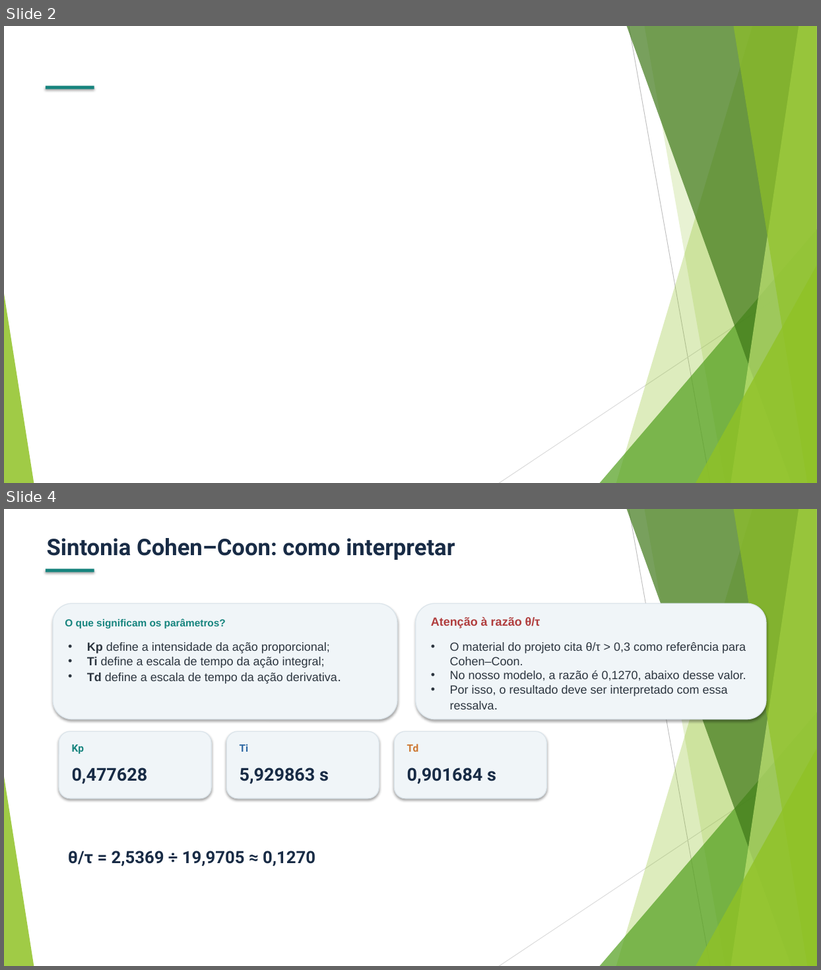
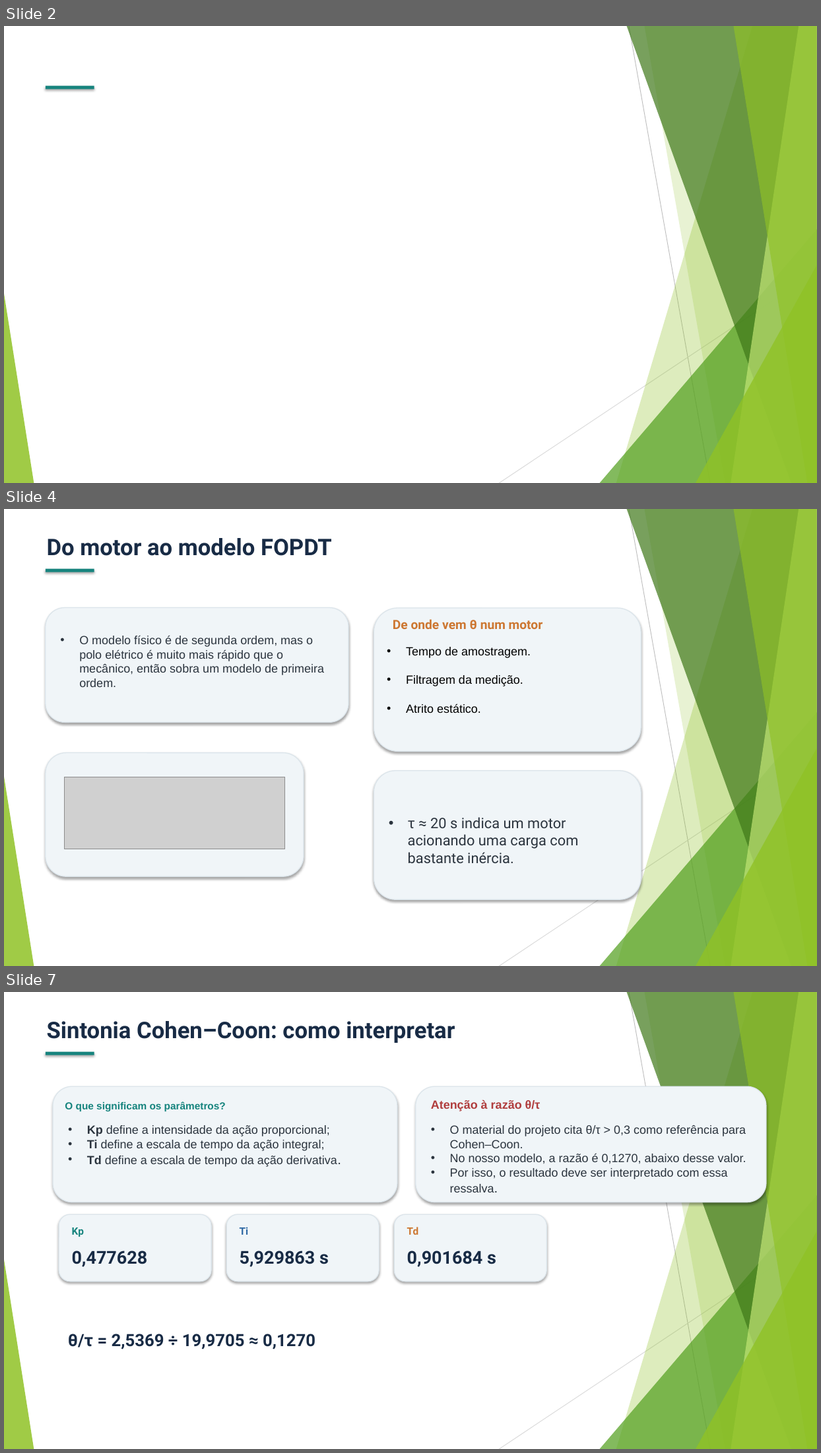
Before and after one commit to MariaRitaRR/projeto-de-embarcados-c13, a slide deck: Slides_Projeto_C13_1.pptx. Shown one above the other, each under a label of ours: slides 2 and 4 before the commit, slides 2, 4 and 7 after it; the slides between them are not shown. The pictures are 821x970 and 821x1453 pixels, drawn with LibreOffice and Linux fonts; fonts in the diff are those of the drawing; grey boxes stand for pictures. Boxes give left, top, right and bottom in pixels: in the first picture for what was removed or moved away, otherwise in the second. Text is boxed around its words. In the diff, an @@ line names an element or a change of style, - is before the commit and + after.

Commit message:
docs: adiciona slides da planta e do dataset
- funcionamento do motor CC
- do motor ao modelo FOPDT
- dataset do ensaio da curva de reação

```diff
--- a/Slides_Projeto_C13_1.pptx
+++ b/Slides_Projeto_C13_1.pptx
@@ slide 4 added at bbox=[4, 509, 817, 966], background #FFFFFF; not listed: 10 template elements that a slide beside it also shows @@
@@ text added at bbox=[47, 538, 332, 556], 27 pt, text #182B45, bold @@
+Do motor ao modelo FOPDT
@@ rectangle added at bbox=[46, 569, 94, 572], fill #16847E @@
@@ rounded rectangle added at bbox=[46, 608, 349, 722], fill #F0F5F8, outline #DCE5EB 1 pt @@
@@ rounded rectangle added at bbox=[374, 608, 642, 751], fill #F0F5F8, outline #DCE5EB 1 pt, 14 pt, text #000000 @@
+• Tempo de amostragem.
+• Filtragem da medição.
+• Atrito estático.
@@ text added at bbox=[393, 619, 543, 629], 15 pt, text #CD7731, bold @@
+De onde vem θ num motor
@@ text added at bbox=[79, 635, 324, 687], 14 pt, text #2B343E @@
+• O modelo físico é de segunda ordem, mas o polo elétrico é muito mais rápido que o mecânico, então sobra um modelo de primeira ordem.
@@ rounded rectangle added at bbox=[46, 753, 304, 877], fill #F0F5F8, outline #DCE5EB 1 pt @@
@@ picture added at bbox=[64, 778, 285, 850] @@
@@ rounded rectangle added at bbox=[374, 770, 642, 900], fill #F0F5F8, outline #DCE5EB 1 pt @@
@@ text added at bbox=[408, 817, 578, 863], 17 pt, text #2B343E @@
+• τ ≈ 20 s indica um motor acionando uma carga com bastante inércia.
@@ what was slide 4 is now slide 7 @@
```
Also in this commit, not shown: 1 slide changed, 2 other slides added.
